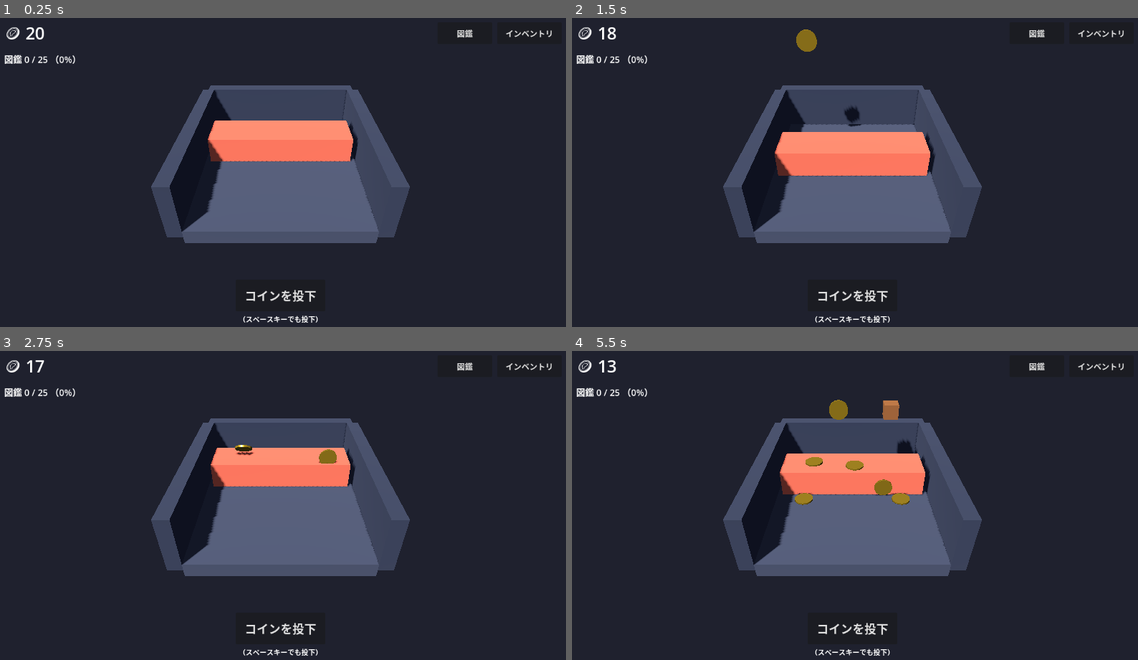
Above: before the commit, frames 1-4 (two rows, left to right).
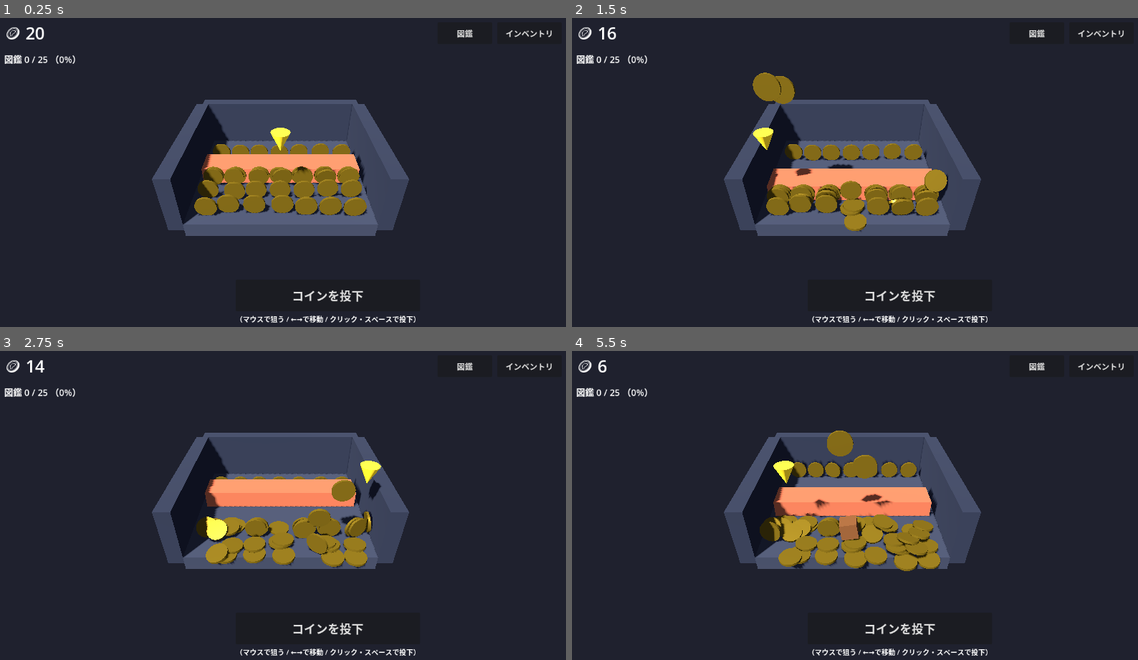
Above: after the commit, the same moments.

Repository: murasakiutau-create/Coingame
Game: Godot game, scene res://scenes/main.tscn
The game is run twice, just before and just after one commit, with the same random seed, the same clock (stepped at 60 frames per second) and the same inputs.
Inputs (mouse positions are in pixels of both pictures, inside the frame that each line leads up to):
- Up to frame 1 (0.25 s): no input
- Up to frame 2 (1.5 s): move the mouse to (979, 157) at 0.52 s; hold Right (ui_right) 0.53-1.28 s; hold Space (drop_coin) 0.53-1.28 s; click (979, 157) at 0.67 s; move the mouse to (736, 187) at 1.27 s; hold Left (ui_left) from 1.28 s (still down); tap Space (drop_coin) at 1.35 s; click (736, 187) at 1.42 s
- Up to frame 3 (2.75 s): move the mouse to (339, 434) at 2.02 s; release Left (ui_left) at 2.03 s; hold Right (ui_right) from 2.03 s (still down); hold Space (drop_coin) from 2.03 s (still down); click (339, 434) at 2.17 s
- Up to frame 4 (5.5 s): move the mouse to (821, 570) at 2.77 s; release Space (drop_coin) at 2.78 s; tap Space (drop_coin) at 2.85, 4.35 s; click (821, 570) at 2.92 s; move the mouse to (1024, 554) at 3.52 s; release Right (ui_right) at 3.53 s; hold Space (drop_coin) 3.53-4.28 s; hold Left (ui_left) from 3.53 s (still down); click (1024, 554) at 3.67 s; move the mouse to (679, 459) at 4.27 s; click (679, 459) at 4.42 s; move the mouse to (883, 505) at 5.02 s; hold Space (drop_coin) from 5.03 s (still down); click (883, 505) at 5.17 s

The runs differ from the first frame. In frame 1, 12% of the frame differs, in the area x 26-74%, y 21-99%; in frame 2, 13%; in frame 3, 12%; in frame 4, 14%, in the area x 4-74%, y 3-99%.

Commit message:
Rework pusher stage: flat board, closed back, prefilled coins, aimable drop
ユーザー要望を反映:
- プッシャーを縦長ブロックから幅広・薄い「板」に変更
- 奥の壁を密閉してコインが奥へ落ちないように
- 開始時に盤面へコインをグリッド状に敷き詰め
- 落下位置をマウス/←→で狙えるように（落下マーカー追加）
- アイテム出現を時間ベースからコイン10枚ごとに変更

https://claude.ai/code/session_01Scwm82xQFv2Pkdop72sSCg

Diff:
--- a/scripts/main.gd
+++ b/scripts/main.gd
@@ -1,41 +1,71 @@
 extends Node3D
 ## ゲームのメインシーン。盤面・カメラ・ライト・UIをコードで構築し、
-## コイン投下とアイテム自動出現を管理する。
+## コイン投下とアイテム出現を管理する。
 ##
-## ※ Godotエディタが無い環境で作っているため、シーンツリーをコードで組んでいる。
-##   エディタで開けば各ノードはシーンドック上にも現れるので、後から視覚編集も可能。
+## ※ Godotエディタが無い環境で作ったため、シーンツリーをコードで組んでいる。
+##   エディタで開けば各ノードはシーンドックにも現れるので、後から視覚編集も可能。
 
 const COIN_SCRIPT := preload("res://scripts/coin.gd")
 const ITEM_SCRIPT := preload("res://scripts/item.gd")
 
-# 盤面の寸法（おおよそ）
-const DECK_TOP_Y := 0.0
-const ITEM_SPAWN_INTERVAL := 5.0   ## アイテム自動出現の間隔（秒）
-const MAX_ITEMS_ON_BOARD := 8      ## 盤面に出すアイテムの上限
-
-var _dynamic_root: Node3D           ## コイン/アイテムをぶら下げる親
-var _item_timer: Timer
+# --- 盤面・ゲームのパラメータ（手触りはここを調整） ---
+const DROP_Z := 0.3            ## コインを落とすZ位置（板に押される手前側）
+const DROP_Y := 4.0            ## コインを落とす高さ
+const DROP_X_RANGE := 2.5      ## 落下位置を左右に動かせる範囲
+const AIM_SPEED := 5.0         ## ←→キーで狙いを動かす速さ
+const COINS_PER_ITEM := 10     ## コインを何枚入れたらアイテムが1個出るか
+const MAX_ITEMS_ON_BOARD := 8  ## 盤面に出すアイテムの上限
+
+var _camera: Camera3D
+var _dynamic_root: Node3D       ## コイン/アイテムをぶら下げる親
+var _indicator: Node3D          ## 落下位置マーカー
+var _drop_x := 0.0              ## 現在の落下X位置
+var _coins_dropped := 0         ## これまでに投入したコイン総数
 
 func _ready() -> void:
 	_build_environment()
 	_build_stage()
 	_build_dynamic_root()
+	_build_indicator()
 	_build_ui()
-	_start_item_spawner()
+	_preplace_coins()
+
+func _process(delta: float) -> void:
+	# ←→（またはA/D）で落下位置を動かす
+	var axis := Input.get_axis("ui_left", "ui_right")
+	if axis != 0.0:
+		_drop_x = clampf(_drop_x + axis * AIM_SPEED * delta, -DROP_X_RANGE, DROP_X_RANGE)
+	if _indicator:
+		_indicator.position.x = _drop_x
 
 func _unhandled_input(event: InputEvent) -> void:
-	if event.is_action_pressed("drop_coin"):
+	if event is InputEventMouseMotion:
+		_aim_with_mouse(event.position)
+	elif event is InputEventMouseButton and event.pressed and event.button_index == MOUSE_BUTTON_LEFT:
 		drop_coin()
+	elif event.is_action_pressed("drop_coin"):
+		drop_coin()
+
+## マウス位置を落下高さの平面に投影して、落下X位置を決める
+func _aim_with_mouse(screen_pos: Vector2) -> void:
+	if _camera == null:
+		return
+	var origin := _camera.project_ray_origin(screen_pos)
+	var dir := _camera.project_ray_normal(screen_pos)
+	var plane := Plane(Vector3.UP, DROP_Y)
+	var hit = plane.intersects_ray(origin, dir)
+	if hit != null:
+		_drop_x = clampf(hit.x, -DROP_X_RANGE, DROP_X_RANGE)
 
 # ---------------------------------------------------------------- 環境
 
 func _build_environment() -> void:
-	var cam := Camera3D.new()
-	cam.position = Vector3(0, 7.0, 8.5)
-	cam.fov = 55
-	add_child(cam)
+	_camera = Camera3D.new()
+	_camera.position = Vector3(0, 6.5, 7.5)
+	_camera.fov = 58
+	add_child(_camera)
 	# look_at はツリーに入った後に呼ぶ（グローバル変換が必要なため）
-	cam.look_at(Vector3(0, 0, -1.0), Vector3.UP)
+	_camera.look_at(Vector3(0, 0, -1.5), Vector3.UP)
 
 	var light := DirectionalLight3D.new()
 	light.rotation_degrees = Vector3(-55, -35, 0)
@@ -56,41 +86,42 @@
 # ---------------------------------------------------------------- 盤面
 
 func _build_stage() -> void:
-	# 床（デッキ）：上面が y=0
-	_make_static_box(Vector3(6, 0.5, 7), Vector3(0, -0.25, -1.5), Color(0.25, 0.27, 0.33))
+	# 床（デッキ）：上面が y=0、奥 z=-4 〜 手前の前端 z=1.2
+	_make_static_box(Vector3(6, 0.5, 5.2), Vector3(0, -0.25, -1.4), Color(0.25, 0.27, 0.33))
+	# 奥の壁（ここで完全に塞ぐので、コインが奥へ落ちることはない）
+	_make_static_box(Vector3(6.5, 2, 0.5), Vector3(0, 0.75, -4.25), Color(0.2, 0.22, 0.28))
 	# 左右の壁
-	_make_static_box(Vector3(0.5, 2, 7), Vector3(-3.25, 0.75, -1.5), Color(0.2, 0.22, 0.28))
-	_make_static_box(Vector3(0.5, 2, 7), Vector3(3.25, 0.75, -1.5), Color(0.2, 0.22, 0.28))
-	# 奥の壁
-	_make_static_box(Vector3(6.5, 2, 0.5), Vector3(0, 0.75, -5.25), Color(0.2, 0.22, 0.28))
-
-	# プッシャー板（往復）
+	_make_static_box(Vector3(0.5, 2, 5.2), Vector3(-3.25, 0.75, -1.4), Color(0.2, 0.22, 0.28))
+	_make_static_box(Vector3(0.5, 2, 5.2), Vector3(3.25, 0.75, -1.4), Color(0.2, 0.22, 0.28))
+
+	# プッシャー板（往復する幅広・薄い板）。奥のコインの山ごと手前へ押し出す。
 	var pusher := AnimatableBody3D.new()
 	pusher.set_script(load("res://scripts/pusher.gd"))
-	pusher.position = Vector3(0, 0.5, -3.0)
+	pusher.position = Vector3(0, 0.3, -1.8)   # base_z はこの z から決まる
+	pusher.set("stroke", 1.4)
+	pusher.set("speed", 1.2)
 	var pmesh := MeshInstance3D.new()
 	var pbox := BoxMesh.new()
-	pbox.size = Vector3(5.6, 1.0, 1.6)
+	pbox.size = Vector3(5.6, 0.6, 1.0)         # 幅広・薄い「板」
 	pmesh.mesh = pbox
 	var pmat := StandardMaterial3D.new()
-	pmat.albedo_color = Color(0.85, 0.4, 0.3)
+	pmat.albedo_color = Color(0.85, 0.45, 0.3)
 	pmesh.material_override = pmat
 	pusher.add_child(pmesh)
 	var pcol := CollisionShape3D.new()
 	var pshape := BoxShape3D.new()
-	pshape.size = Vector3(5.6, 1.0, 1.6)
+	pshape.size = Vector3(5.6, 0.6, 1.0)
 	pcol.shape = pshape
 	pusher.add_child(pcol)
 	add_child(pusher)
 
-	# 回収エリア（手前下）：盤面の前端 z=2 から「落ちた」ものだけを受ける。
-	# デッキ上面(y=0)より十分下・前端より手前に置き、デッキ上のコインを誤回収しない。
+	# 回収エリア（手前下）：前端 z=1.2 から「落ちた」ものだけを受ける。
 	var collect := Area3D.new()
 	collect.set_script(load("res://scripts/collect_area.gd"))
-	collect.position = Vector3(0, -2.0, 4.0)
+	collect.position = Vector3(0, -2.0, 2.6)
 	var acol := CollisionShape3D.new()
 	var ashape := BoxShape3D.new()
-	ashape.size = Vector3(8, 3, 4)
+	ashape.size = Vector3(8, 3, 3)
 	acol.shape = ashape
 	collect.add_child(acol)
 	add_child(collect)
@@ -118,31 +149,68 @@
 	_dynamic_root.name = "Dynamic"
 	add_child(_dynamic_root)
 
+## 落下位置を示すマーカー（下向きの矢印っぽいコーン）
+func _build_indicator() -> void:
+	_indicator = Node3D.new()
+	_indicator.position = Vector3(0, 2.4, DROP_Z)
+	var mesh := MeshInstance3D.new()
+	var cone := CylinderMesh.new()
+	cone.top_radius = 0.0
+	cone.bottom_radius = 0.28
+	cone.height = 0.6
+	mesh.mesh = cone
+	mesh.rotation_degrees = Vector3(180, 0, 0)   # 先端を下に向ける
+	var mat := StandardMaterial3D.new()
+	mat.albedo_color = Color(1.0, 0.9, 0.2)
+	mat.emission_enabled = true
+	mat.emission = Color(1.0, 0.8, 0.1)
+	mat.emission_energy_multiplier = 0.5
+	mesh.material_override = mat
+	_indicator.add_child(mesh)
+	add_child(_indicator)
+
+# ---------------------------------------------------------------- 開始時のコイン配置
+
+## 盤面に最初からコインを敷き詰めておく（メダルゲームのように山がある状態）。
+## グリッド状に置き、重なりによる物理の暴れを防ぐ。
+func _preplace_coins() -> void:
+	var cols := 7
+	var rows := 5
+	for cx in cols:
+		for cz in rows:
+			var x := lerpf(-2.4, 2.4, float(cx) / float(cols - 1))
+			var z := lerpf(-2.5, 0.7, float(cz) / float(rows - 1))
+			var coin := COIN_SCRIPT.create()
+			coin.position = Vector3(
+				x + randf_range(-0.08, 0.08),
+				0.25,
+				z + randf_range(-0.08, 0.08)
+			)
+			_dynamic_root.add_child(coin)
+
 # ---------------------------------------------------------------- 投下/出現
 
-## コインを1枚投下する。所持コインを1消費する。
+## コインを1枚、現在の狙い位置に投下する。所持コインを1消費する。
 func drop_coin() -> void:
 	if not GameManager.spend_coin(1):
 		return
 	var coin := COIN_SCRIPT.create()
-	coin.position = Vector3(randf_range(-2.2, 2.2), 4.5, -2.6)
+	coin.position = Vector3(_drop_x, DROP_Y, DROP_Z)
 	_dynamic_root.add_child(coin)
 
-func _start_item_spawner() -> void:
-	_item_timer = Timer.new()
-	_item_timer.wait_time = ITEM_SPAWN_INTERVAL
-	_item_timer.autostart = true
-	_item_timer.timeout.connect(_on_item_timer)
-	add_child(_item_timer)
-
-func _on_item_timer() -> void:
+	_coins_dropped += 1
+	# コインを一定枚数入れるごとにアイテムを1個出す
+	if _coins_dropped % COINS_PER_ITEM == 0:
+		_spawn_item()
+
+func _spawn_item() -> void:
 	if _count_items() >= MAX_ITEMS_ON_BOARD:
 		return
 	var data := ItemDatabase.random_item()
 	if data == null:
 		return
 	var item := ITEM_SCRIPT.create(data)
-	item.position = Vector3(randf_range(-2.0, 2.0), 4.5, -3.2)
+	item.position = Vector3(randf_range(-DROP_X_RANGE, DROP_X_RANGE), DROP_Y, DROP_Z)
 	_dynamic_root.add_child(item)
 
 func _count_items() -> int:
--- a/scripts/ui/hud.gd
+++ b/scripts/ui/hud.gd
@@ -78,7 +78,7 @@
 	wrap.add_child(drop)
 
 	var hint := Label.new()
-	hint.text = "（スペースキーでも投下）"
+	hint.text = "（マウスで狙う / ←→で移動 / クリック・スペースで投下）"
 	hint.horizontal_alignment = HORIZONTAL_ALIGNMENT_CENTER
 	hint.add_theme_font_size_override("font_size", 14)
 	wrap.add_child(hint)
